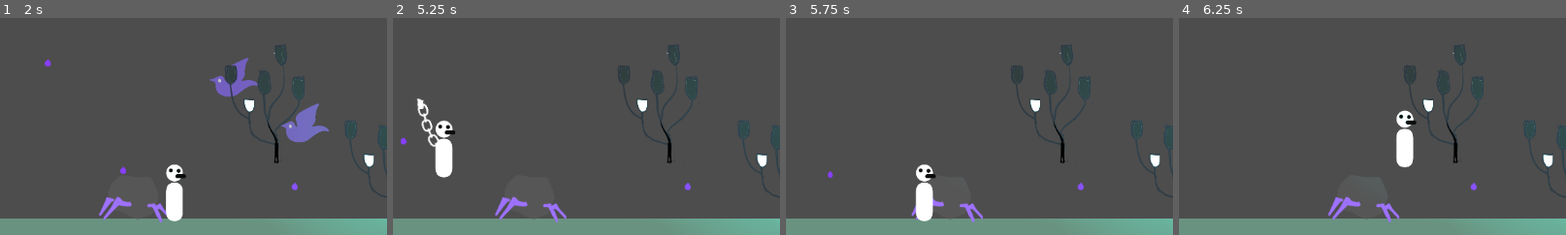
Above: before the commit, frames 1-4 (left to right).
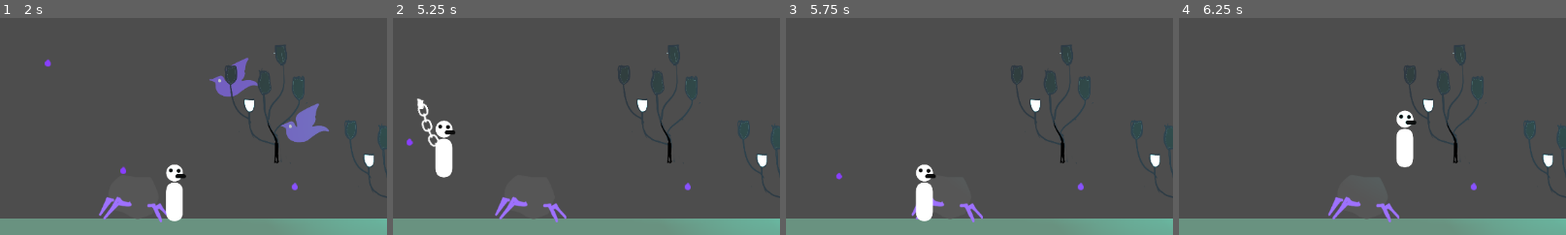
Above: after the commit, the same moments.

Repository: albverse/qimela
Game: Godot game, scene res://scene/MainTest.tscn
Two runs of this game, one before a commit and one after it. Both use one fixed random seed, a clock stepped at 60 frames per second and the inputs below.
Inputs (mouse positions are % of the whole screen's width and height, from its top left):
- Up to frame 1 (2 s): tap Enter at 0.5 s; move the mouse to (45, 70) at 0.52 s; hold D (move_right) from 0.53 s (still down); tap Z at 0.6 s; click (45, 70) at 0.67 s; tap W (jump) at 0.77, 1.52 s; move the mouse to (80, 65) at 1.27 s; tap Space at 1.35 s
- Up to frame 2 (5.25 s): move the mouse to (20, 35) at 2.02 s; release D (move_right) at 2.03 s; hold A (move_left) 2.03-4.28 s; tap X at 2.1, 5.1 s; move the mouse to (55, 50) at 2.77 s; tap C at 2.85 s; click (55, 50) at 2.92 s; tap W (jump) at 3.02, 3.77, 4.52 s; move the mouse to (35, 25) at 3.52 s; tap Z at 3.6 s; move the mouse to (72, 45) at 4.27 s; hold D (move_right) from 4.28 s (still down); tap Space at 4.35 s; move the mouse to (30, 55) at 5.02 s; click (30, 55) at 5.17 s
- Up to frame 3 (5.75 s): keep holding D (move_right)
- Up to frame 4 (6.25 s): keep holding D (move_right); move the mouse to (60, 28) at 5.77 s; tap C at 5.85 s; tap W (jump) at 6.02 s
The pictures show only the part of the screen within x 28-78%, y 45-95%; the shares and areas given below are measured in that part.

Frame 1 is identical in both runs. In frame 2, less than 0.1% of the frame differs, in the area x 2-6%, y 55-59%; in frame 3, less than 0.1%; in frame 4, nothing differs.

Commit message:
Delay cooldown until reverse animation ends

Diff:
--- a/ui/chain_slots_ui.gd
+++ b/ui/chain_slots_ui.gd
@@ -124,14 +124,21 @@
 		monster_icon.visible = false
 		monster_icon.texture = null
 	_cached_target_textures[slot] = null
-	_start_cooldown(slot)
-
+	var reverse_duration: float = 0.0
 	if anim and played_anim != "" and anim.has_animation(played_anim):
-		if played_anim == "appear":
-			anim.stop()
-		else:
-			anim.stop()
-			anim.play_backwards(played_anim)
+		anim.stop()
+		anim.play_backwards(played_anim)
+		var anim_ref: Animation = anim.get_animation(played_anim)
+		reverse_duration = anim_ref.length if anim_ref != null else 0.0
+		if reverse_duration <= 0.0:
+			reverse_duration = anim.current_animation_length
+	if reverse_duration > 0.0:
+		var tw: Tween = create_tween()
+		tw.tween_callback(func() -> void:
+			_start_cooldown(slot)
+		).set_delay(reverse_duration)
+	else:
+		_start_cooldown(slot)
 
 	_check_fusion_available()
 
@@ -208,13 +215,18 @@
 		if slot_states[slot].is_empty():
 			continue
 		var target: Node = slot_states[slot].get("target", null)
-		if target == null or not is_instance_valid(target):
-			continue
 		var slot_node: Control = slot_a if slot == 0 else slot_b
 		var monster_icon: TextureRect = slot_node.get_node_or_null("MonsterIcon") as TextureRect
-		if monster_icon == null:
+		if monster_icon == null or not is_instance_valid(monster_icon):
+			continue
+		if target == null or not is_instance_valid(target):
+			monster_icon.visible = false
+			monster_icon.texture = null
+			_cached_target_textures[slot] = null
 			continue
 		var next_texture: Texture2D = _resolve_target_icon(target)
+		if next_texture != null and not is_instance_valid(next_texture):
+			next_texture = null
 		if next_texture != _cached_target_textures[slot]:
 			_cached_target_textures[slot] = next_texture
 			monster_icon.texture = next_texture
